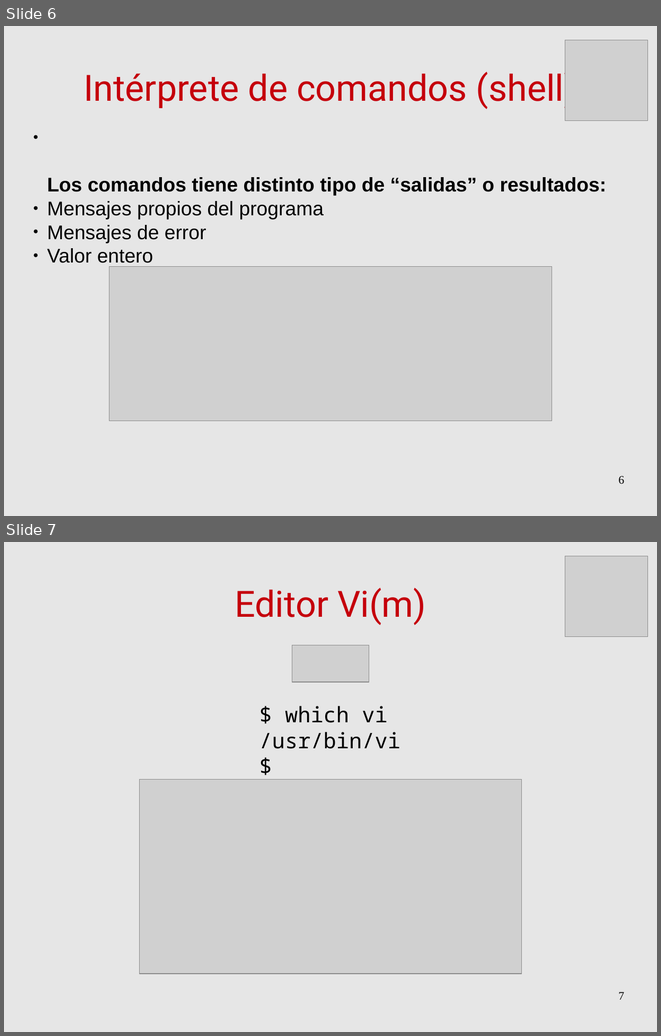
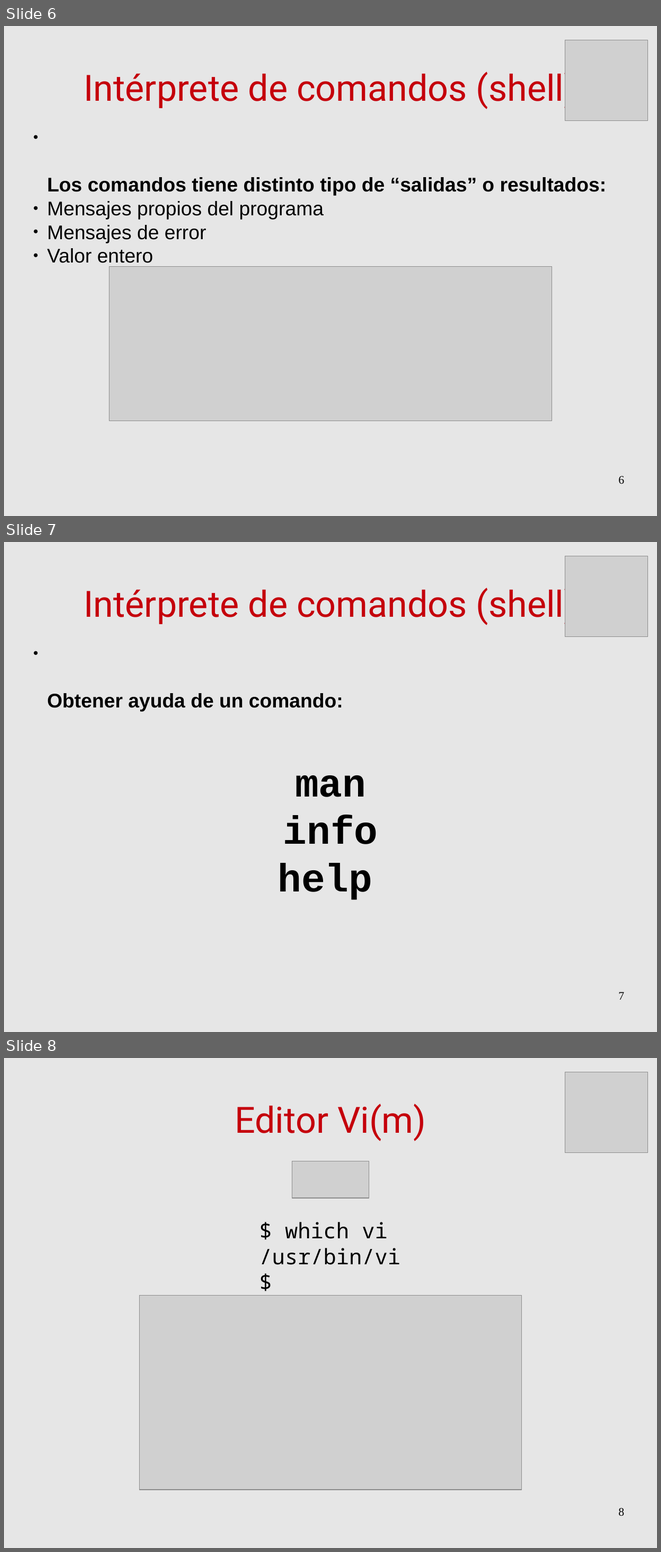
Before and after one commit to niniadcobre/iadmin, a slide deck: clases/IntroAdmin_clase2.odp. Shown one above the other, each under a label of ours: slides 6 and 7 before the commit, slides 6, 7 and 8 after it. The pictures are 661x1036 and 661x1552 pixels, drawn with LibreOffice and Linux fonts; fonts in the diff are those of the drawing; grey boxes stand for pictures. Boxes give left, top, right and bottom in pixels: in the first picture for what was removed or moved away, otherwise in the second. Text is boxed around its words. In the diff, an @@ line names an element or a change of style, - is before the commit and + after.

```diff
--- a/clases/IntroAdmin_clase2.odp
+++ b/clases/IntroAdmin_clase2.odp
@@ slide 7 added at box(4, 542, 657, 1032), background #E6E6E6 @@
@@ picture added at box(565, 556, 647, 637) @@
@@ title added at box(84, 584, 576, 625), 44 pt, text #C5000B @@
+Intérprete de comandos (shell)
@@ text added at box(47, 693, 343, 712), 24 pt, text #000000, bold @@
+● Obtener ayuda de un comando:
@@ text added at box(277, 775, 378, 900), 48 pt, text #000000, bold @@
+man
+info
+help
@@ page number added at box(618, 991, 624, 999), 14 pt, text #000000 @@
+7
@@ what was slide 7 is now slide 8 @@
@@ page number at box(618, 1507, 624, 1516): text changed @@
-7
+8
```
Also in this commit, not shown: 1 slide changed.
